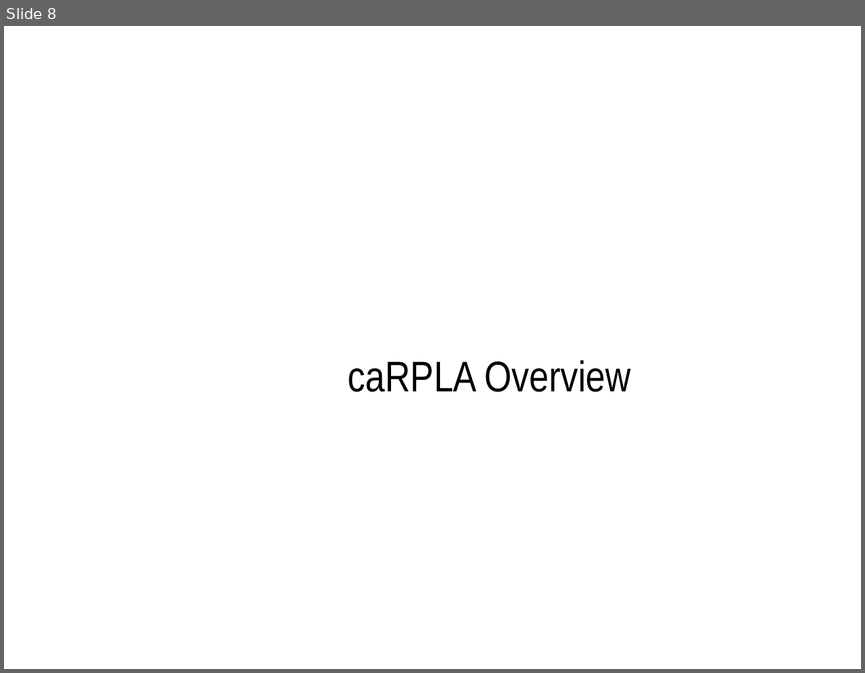
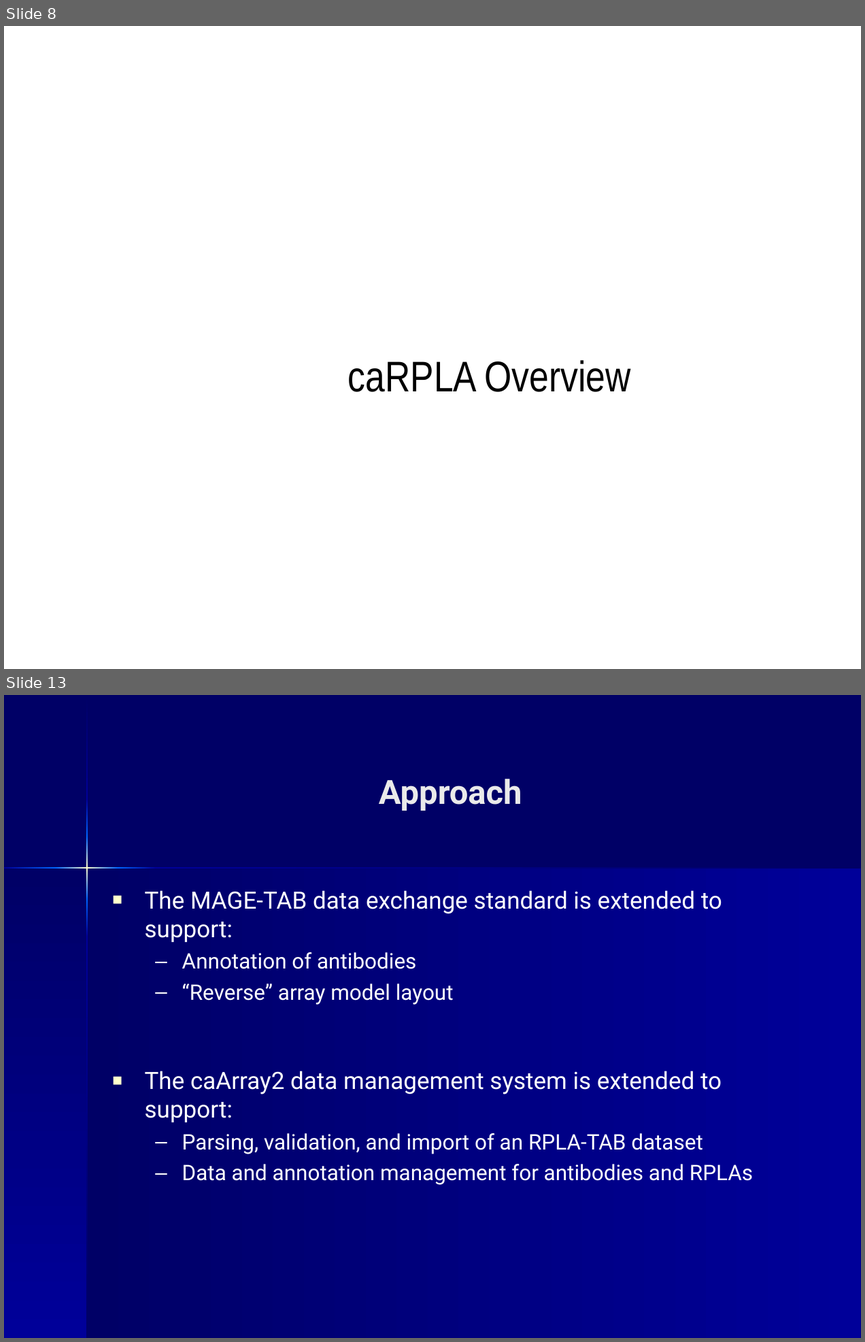
Before and after one commit to NCIP/caarray-docs, a slide deck: project_management/open_meetings/caArray User Community Meeting July2.ppt. Shown one above the other, each under a label of ours: slide 8 before the commit, slides 8 and 13 after it; the slides between them are not shown. The pictures are 865x673 and 865x1342 pixels, drawn with LibreOffice and Linux fonts; fonts in the diff are those of the drawing; background and template pictures are left out. Boxes give left, top, right and bottom in pixels: in the first picture for what was removed or moved away, otherwise in the second. Text is boxed around its words. In the diff, an @@ line names an element or a change of style, - is before the commit and + after.

```diff
--- a/project_management/open_meetings/caArray User Community Meeting July2.ppt
+++ b/project_management/open_meetings/caArray User Community Meeting July2.ppt
@@ slide 13 added at (x1=4, y1=695, x2=861, y2=1338), background #000066 @@
@@ title added at (x1=379, y1=779, x2=522, y2=811), 28 pt, text #EAEAEA, bold @@
+Approach
@@ group added at (x1=4, y1=696, x2=861, y2=1338): 11 freeform shapes @@
@@ text added at (x1=145, y1=890, x2=753, y2=1185), 18 pt, text #FFFFFF @@
+■ The MAGE-TAB data exchange standard is extended to support:
+  – Annotation of antibodies
+  – “Reverse” array model layout
+■ The caArray2 data management system is extended to support:
+  – Parsing, validation, and import of an RPLA-TAB dataset
+  – Data and annotation management for antibodies and RPLAs
```
Also in this commit, not shown: 10 other slides added.
